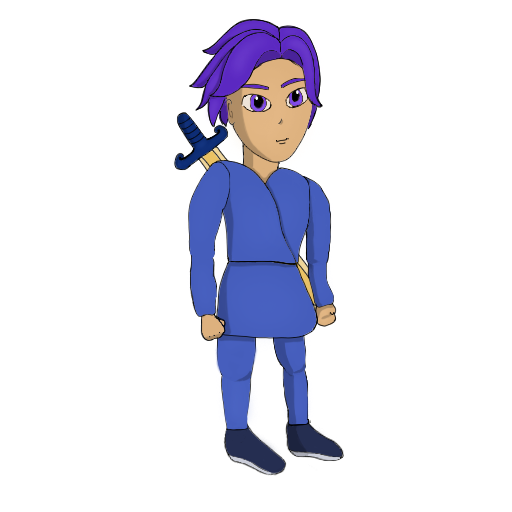
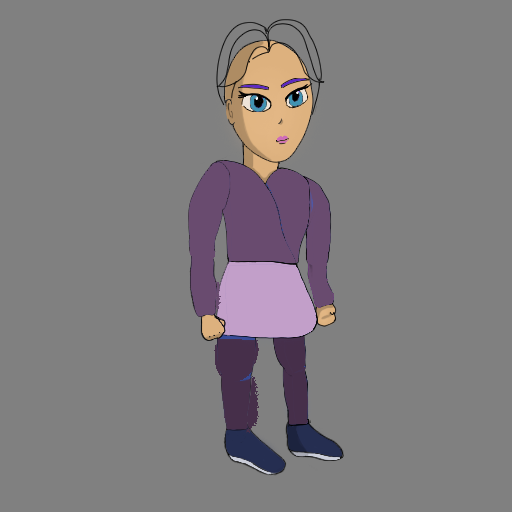
Layer changes from the first 512x512 image to the second:
added group "Villager 1" with 25 layers above "Original" over <box>0,0,512,512</box>
added layer "hair" (1st of 2, in "Villager 1") in group "Villager 1" over <box>200,18,325,164</box>
added layer "head" (1st of 2, in "Villager 1") in group "Villager 1" over <box>209,39,331,181</box>
added layer "R arm" (1st of 2, in "Villager 1") in group "Villager 1" over <box>184,161,231,261</box>
added layer "chest" (1st of 2, in "Villager 1") in group "Villager 1" over <box>211,159,324,276</box>
added layer "bottom shirt" (1st of 2, in "Villager 1") in group "Villager 1" over <box>200,246,327,353</box>
added layer "R thigh" (1st of 2, in "Villager 1") in group "Villager 1" over <box>214,269,259,382</box>
added layer "R tibia" (1st of 2, in "Villager 1") in group "Villager 1" over <box>216,358,261,443</box>
added layer "L thigh" (1st of 2, in "Villager 1") in group "Villager 1" over <box>256,292,312,377</box>
added layer "grey background" (1st of 2, in "Villager 1") in group "Villager 1" over <box>0,0,512,512</box>
moved "hair" (2nd of 2, in "Original") into group "Original" over <box>189,16,324,130</box>
moved "head" (2nd of 2, in "Original") into group "Original" over <box>209,39,331,181</box>
moved "R arm" (2nd of 2, in "Original") into group "Original" over <box>184,161,231,261</box>
moved "chest" (2nd of 2, in "Original") into group "Original" over <box>211,159,324,276</box>
moved "bottom shirt" (2nd of 2, in "Original") into group "Original" over <box>200,246,327,353</box>
moved "R thigh" (2nd of 2, in "Original") into group "Original" over <box>214,269,259,382</box>
moved "R tibia" (2nd of 2, in "Original") into group "Original" over <box>216,358,261,443</box>
moved "L thigh" (2nd of 2, in "Original") into group "Original" over <box>256,292,312,377</box>
moved "sword" (2nd of 2, in "Original") into group "Original" over <box>172,112,334,322</box>
…and 24 more changes (12 added, 12 stack)
